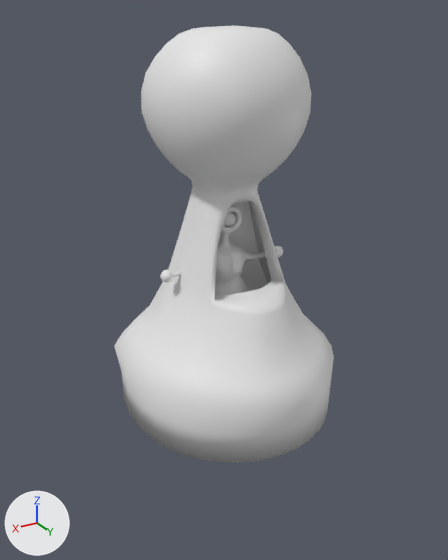
The Blender file Assets/Mesh/ShopMesh/ShopMesh1.blend: old version first, new version second.
Both versions are drawn from a camera (50 mm lens) standing at (6.53, 10.82, 4.68) and looking at (0.01, -0.04, -0.74). The lights are fixed; the arrows at lower left show +X, +Y and +Z. The picture after the commit comes second.

The first picture shows 'ShopSellerBody1', 'ShopSellerHut' and 2 more.
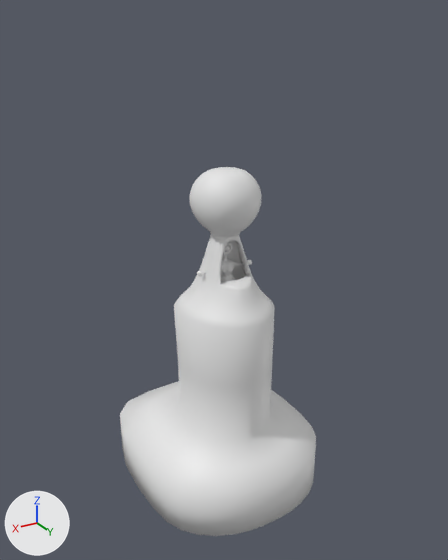
Boxes [x1, y1, x2, y2] around the edits, measured in the pictures (448 x 560 px; the box of a moved part takes in the faces that stretch with it):
'ShopSellerHut', reshaped, moved, rescaled (11% narrower, 16% shorter)
    before: [114, 25, 334, 462]
    after: [120, 167, 316, 536]
'ShopSellerBody1', moved, rescaled (55% narrower, 55% shorter)
    before: [160, 205, 283, 296]
    after: [197, 242, 252, 282]
part 1 of me_cube_001, moved or reshaped
    before: [114, 346, 333, 462]
    after: [120, 306, 316, 536]

Edits to the bpy script that builds the scene:
```text
Change me_cube_001:
    used by ob_shopsellerhut; location = (0.0, 0.0, 0.0)
    remove me_cube_001.from_pydata(...)  # 232 vertices, 217 faces; spans x -2.4..2.4, y -2.79..2.74, z -3.71..4.49
    add me_cube_001.from_pydata(...)  # 246 vertices, 231 faces; spans x -4.79..4.79, y -6.06..4.54, z -12.57..4.49
    me_cube_001 part 1
    28 vertices are removed from x -2.38..2.38, y -2.74..2.56, z -3.71..-2.7
    29 faces are deleted
    30 vertices are added at x -4.79..4.79, y -6.06..4.54, z -12.57..-8.68
    12 new vertices lie (0.0, 0.0, 2.41) away from vertices in x -4.79..4.79, y -6.06..4.54, z -12.57..-12.55
    43 new faces join them, smooth
Change ob_shopsellerhut:
    ob_shopsellerhut.location: (0.0, 0.0, 0.0) -> (0.0, 0.0, -0.29)
    ob_shopsellerhut.scale: (1.0, 1.0, 1.0) -> (0.453, 0.453, 0.453)
Change ob_shopsellerbody1:
    ob_shopsellerbody1.location: (0.01, 0.0, 0.73) -> (0.01, 0.0, 0.04)
    ob_shopsellerbody1.scale: (0.33, 0.33, 0.33) -> (0.15, 0.15, 0.15)
```
